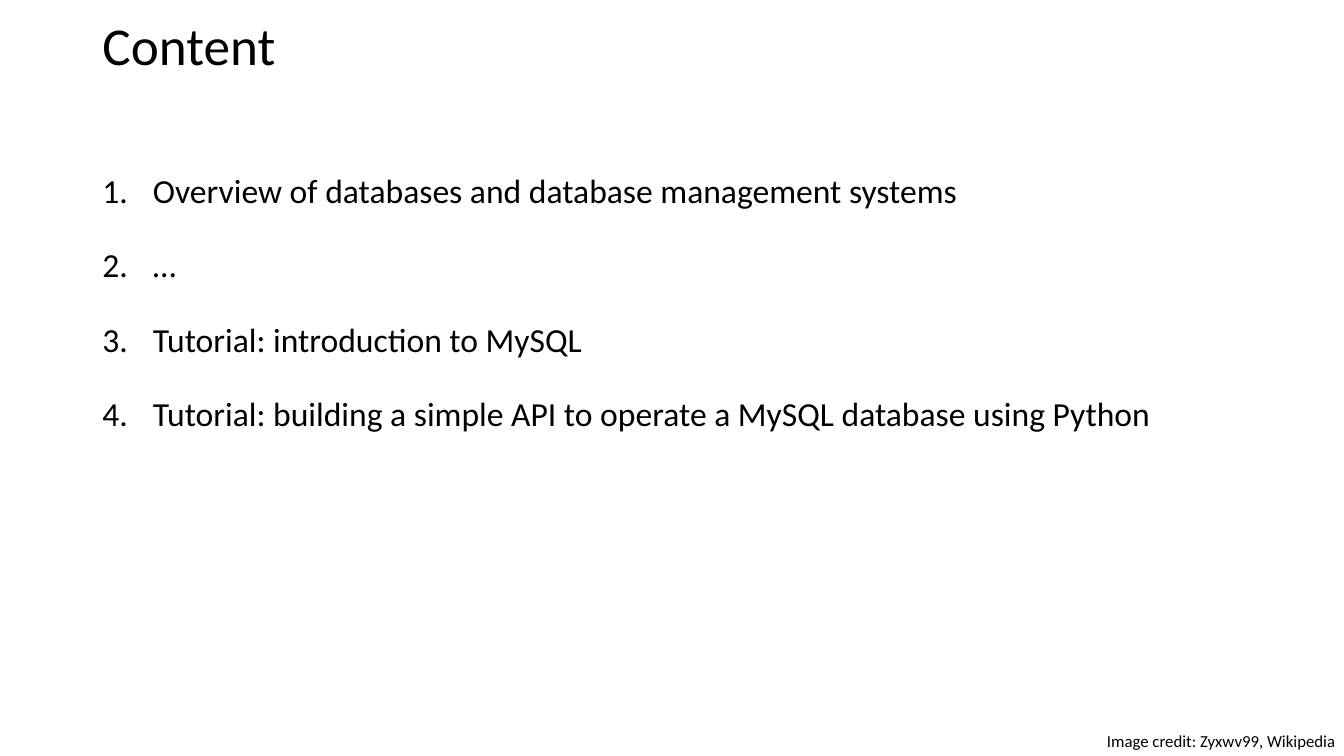
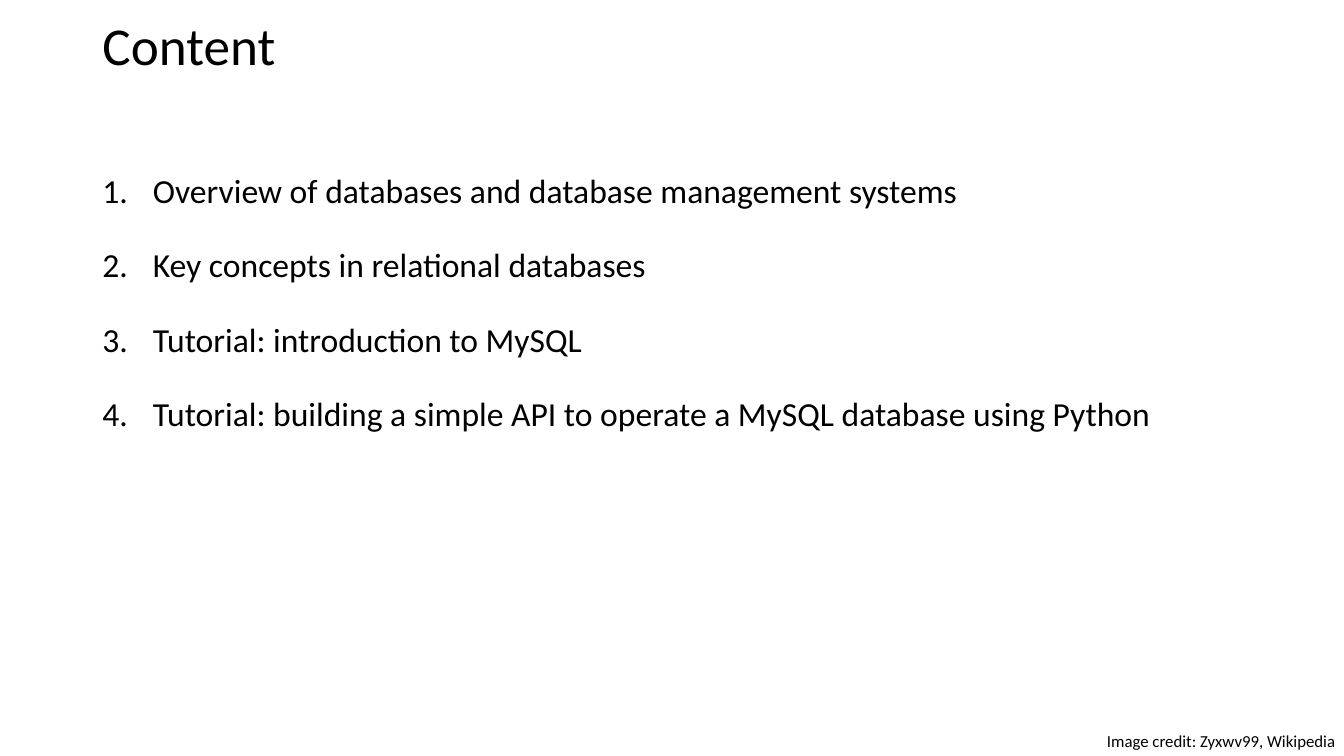
Before and after one commit to ipozdeev/it-skills-for-research, a slide deck: slide 2 of databases/databases_slides.pptx. Drawn at 1344x756 pixels with LibreOffice and Linux fonts; fonts in the diff are those of the drawing. Boxes give left, top, right and bottom in pixels: in the first picture for what was removed or moved away, otherwise in the second. Text is boxed around its words. In the diff, an @@ line names an element or a change of style, - is before the commit and + after.

Commit message:
databases slides -- done; viz slides -- added toc

```diff
--- a/databases/databases_slides.pptx
+++ b/databases/databases_slides.pptx
@@ text at (153, 253, 646, 283): text changed @@
-2. …
+2. Key concepts in relational databases
```
Also in this commit, not shown: 1 other slide changed, 6 slides added, 1 slide removed, 2 other files.
